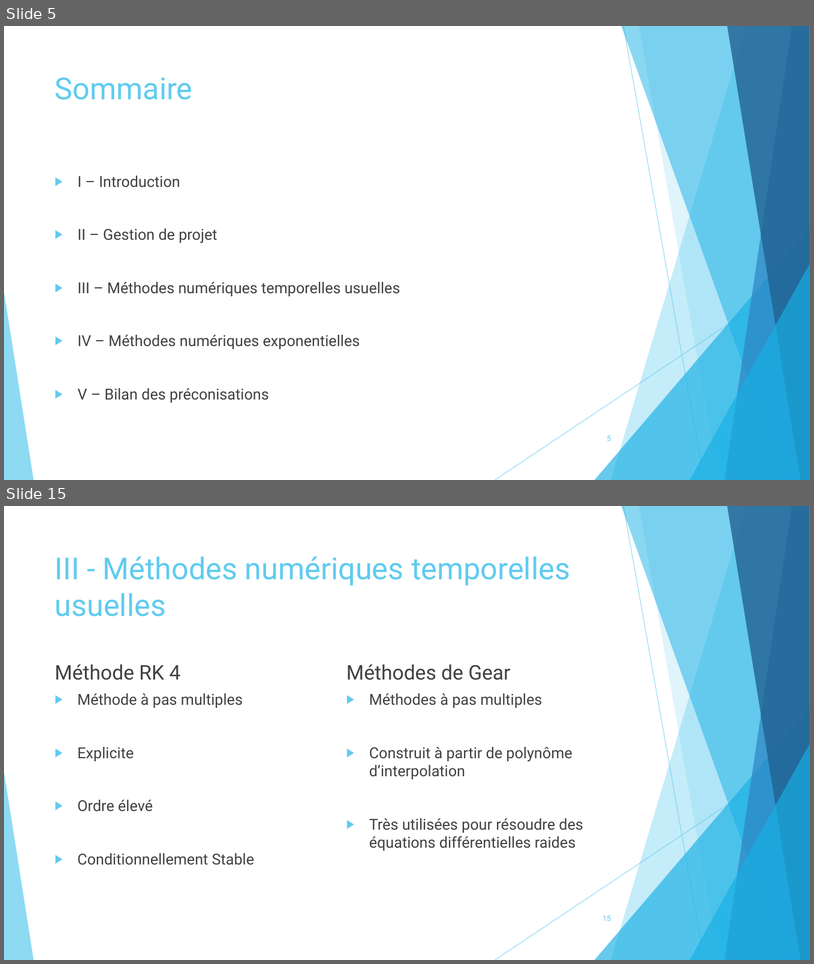
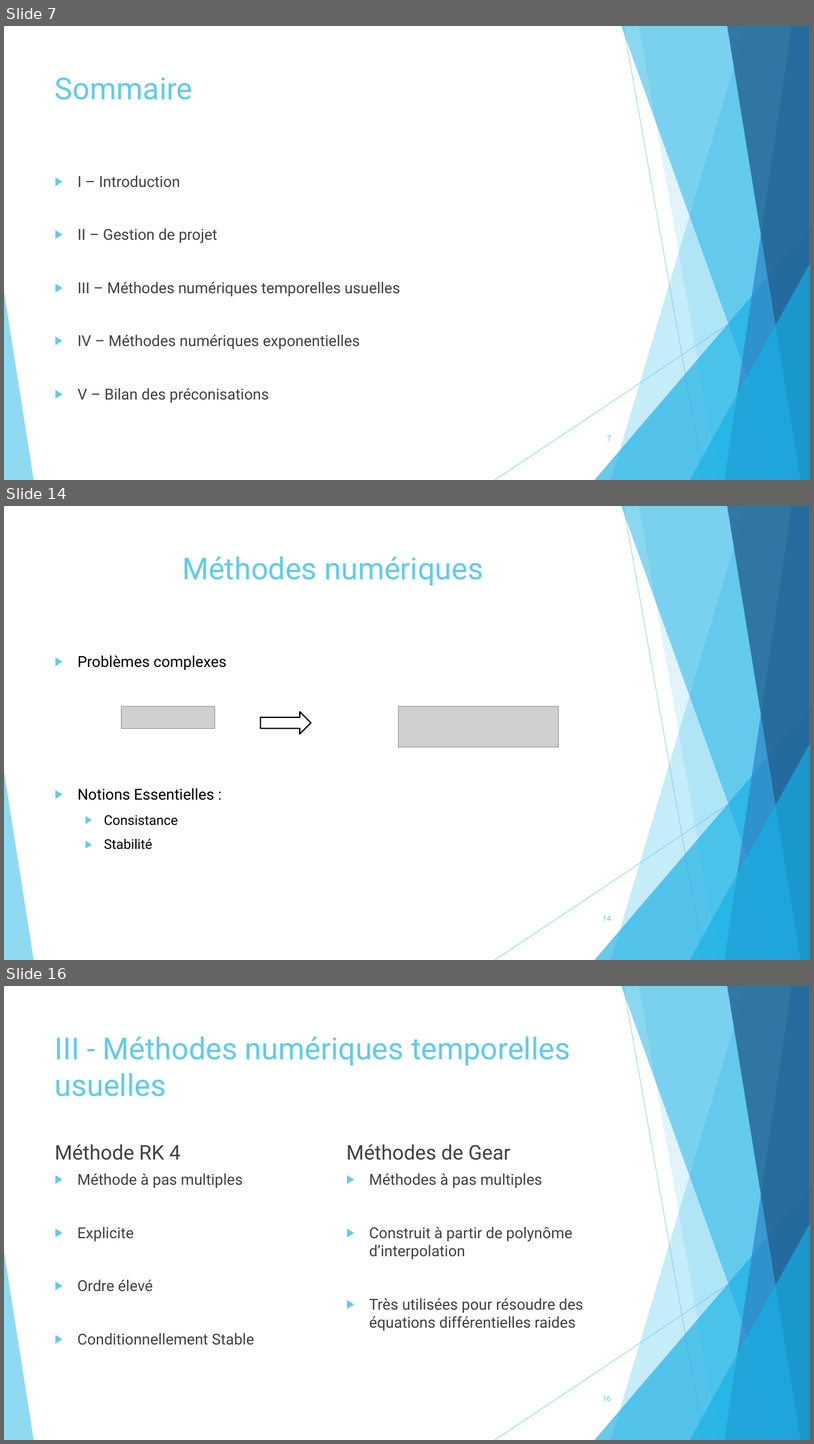
Before and after one commit to pierreXVI/PIE, a slide deck: oral_presentation/Oral_presentation_12_02_2019.pptx. Shown one above the other, each under a label of ours: slides 5 and 15 before the commit, slides 7, 14 and 16 after it; the slides between them are not shown. The pictures are 814x964 and 814x1444 pixels, drawn with LibreOffice and Linux fonts; fonts in the diff are those of the drawing; grey boxes stand for pictures. Boxes give left, top, right and bottom in pixels: in the first picture for what was removed or moved away, otherwise in the second. Text is boxed around its words. In the diff, an @@ line names an element or a change of style, - is before the commit and + after.

```diff
--- a/oral_presentation/Oral_presentation_12_02_2019.pptx
+++ b/oral_presentation/Oral_presentation_12_02_2019.pptx
@@ slide 14 added at bbox=[4, 506, 810, 960], background #FFFFFF; not listed: 10 template elements that a slide beside it also shows @@
@@ title added at bbox=[182, 556, 483, 585], 36 pt, text #5FCBEF @@
+Méthodes numériques
@@ text added at bbox=[78, 655, 227, 849], 18 pt, text #000000 @@
+▶ Problèmes complexes
+▶ Notions Essentielles :
+  ▶ Consistance
+  ▶ Stabilité
@@ picture added at bbox=[122, 706, 215, 729] @@
@@ right arrow added at bbox=[260, 712, 311, 734], outline #000000 1.5 pt @@
@@ picture added at bbox=[399, 706, 560, 747] @@
@@ page number added at bbox=[603, 915, 611, 921], 9 pt, text #5FCBEF @@
+14
@@ what was slide 5 is now slide 7 @@
@@ page number at bbox=[607, 435, 611, 441]: text changed @@
-5
+7
@@ what was slide 15 is now slide 16 @@
@@ page number at bbox=[603, 1395, 611, 1401]: text changed @@
-15
+16
```
Also in this commit, not shown: 12 slides changed, 5 other slides added, 3 slides removed, 8 other files.
